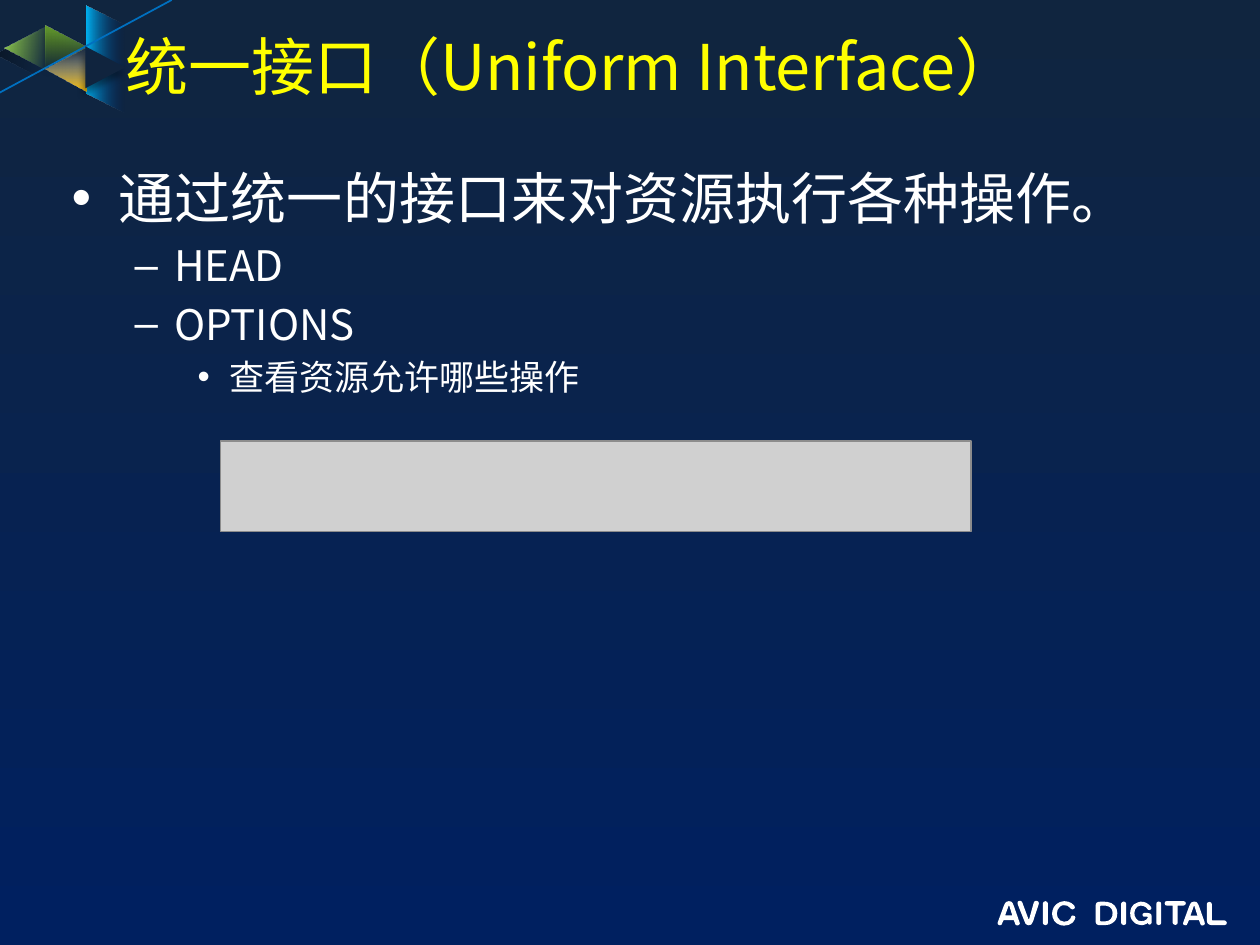
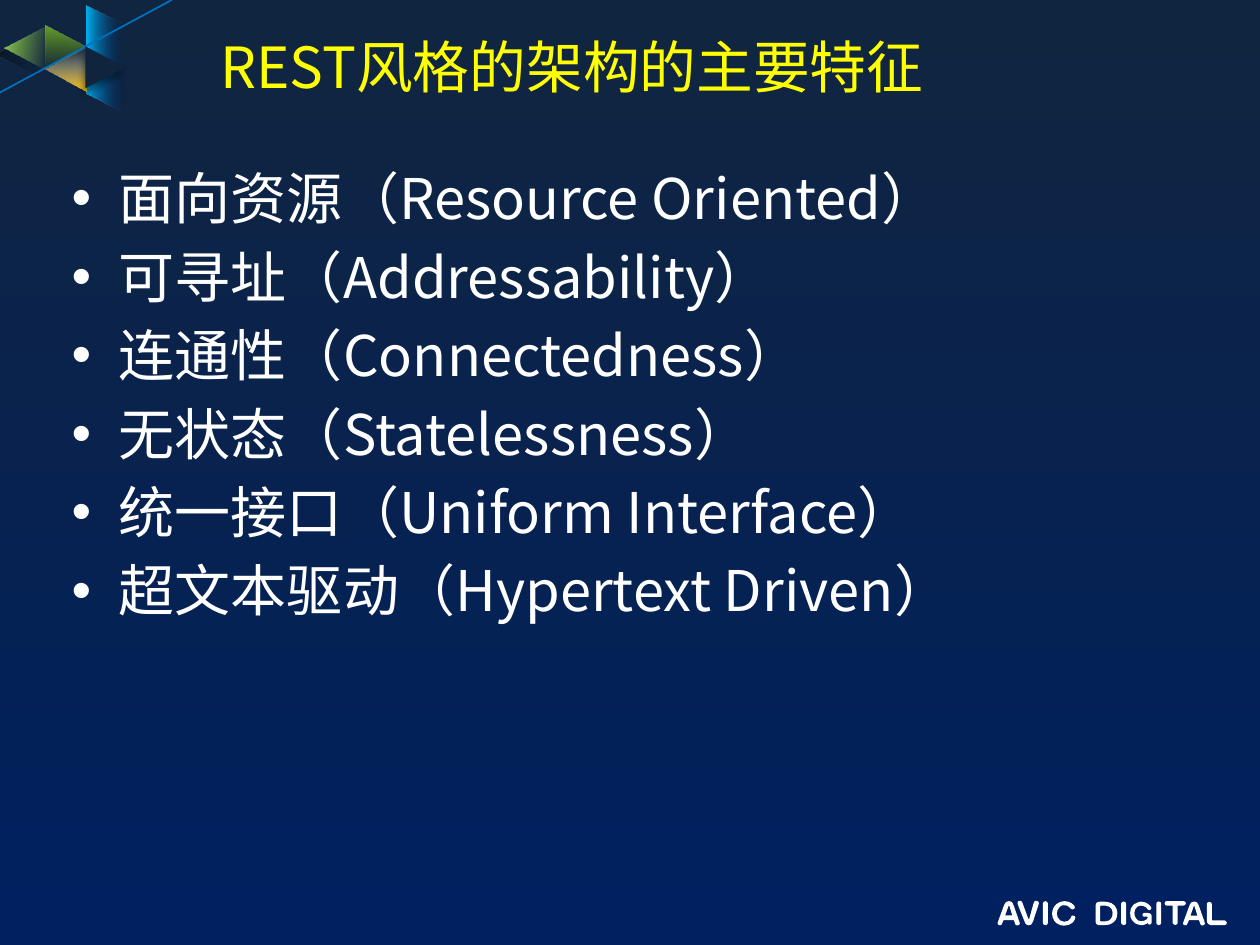
Before and after one commit to guofengzh/java-way, a slide deck: slide 7 of spring/docs/09-spring-rest.pptx. Drawn at 1260x945 pixels with LibreOffice and Linux fonts; fonts in the diff are those of the drawing; grey boxes stand for pictures; background and template pictures are left out. Boxes give left, top, right and bottom in pixels: in the first picture for what was removed or moved away, otherwise in the second. Text is boxed around its words. In the diff, an @@ line names an element or a change of style, - is before the commit and + after.

```diff
--- a/spring/docs/09-spring-rest.pptx
+++ b/spring/docs/09-spring-rest.pptx
@@ title at [220,40,923,93]: text changed; size 36 to 32.4 pt @@
-统一接口（Uniform Interface）
+REST风格的架构的主要特征
@@ text at [119,171,950,624]: text changed @@
-• 通过统一的接口来对资源执行各种操作。
-  – HEAD
-  – OPTIONS
-    • 查看资源允许哪些操作
+• 面向资源（Resource Oriented）
+• 可寻址（Addressability）
+• 连通性（Connectedness）
+• 无状态（Statelessness）
+• 统一接口（Uniform Interface）
+• 超文本驱动（Hypertext Driven）
@@ picture removed at [220,441,971,532] @@
```
Also in this commit, not shown: 5 other slides changed, 1 slide added, 1 slide removed, 2 other files.
